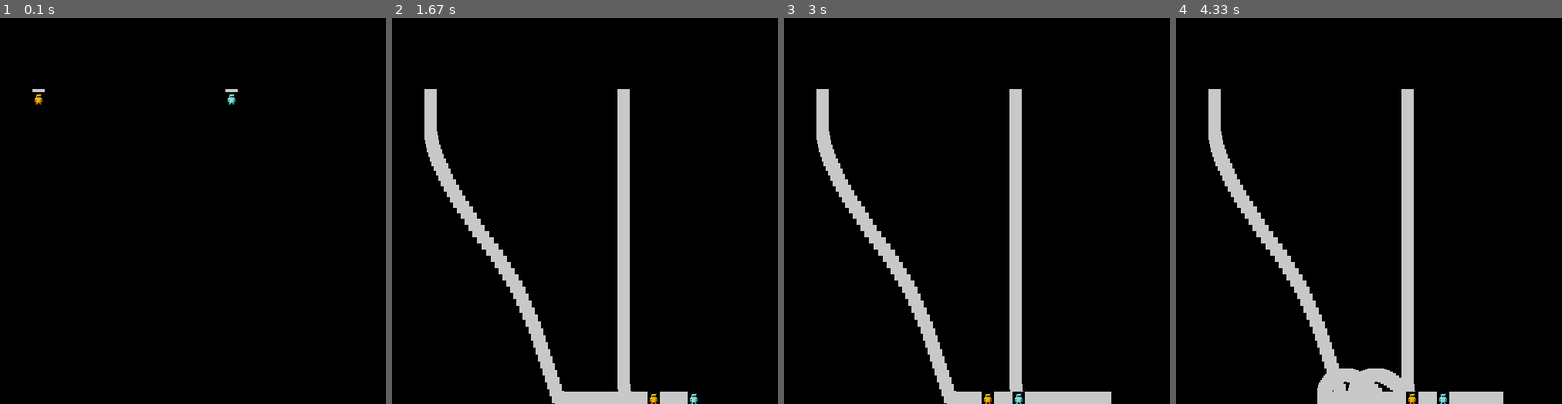
Above: before the commit, frames 1-4 (left to right).
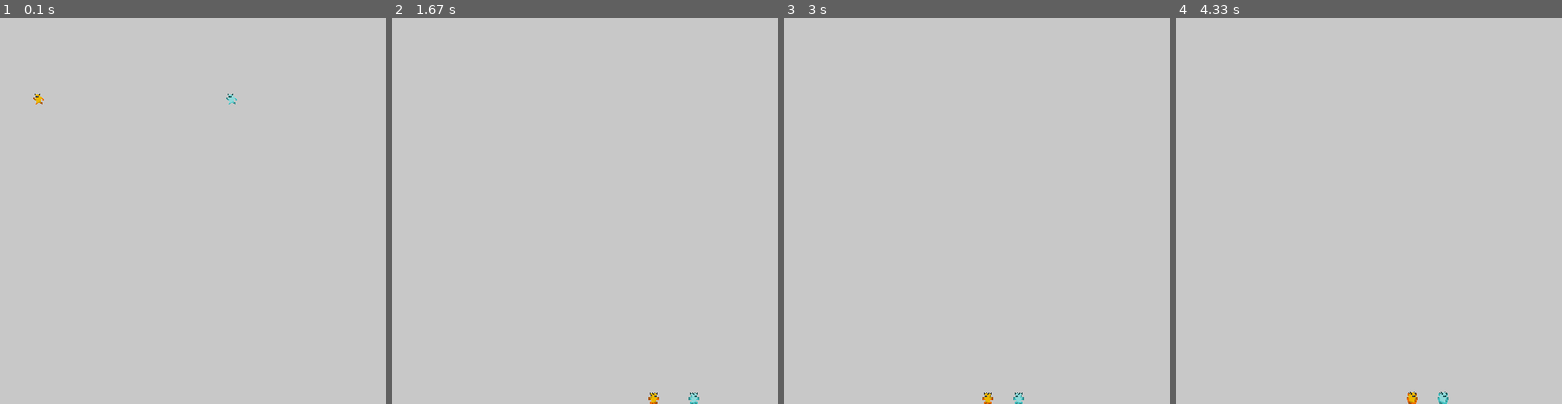
Above: after the commit, the same moments.

Repository: Dinarin/2d-platformer-pygame
Game: pygame game, started from new.py
Two runs of this game, one before a commit and one after it. Both use one fixed random seed, a clock stepped at 60 frames per second and the inputs below.
Inputs (mouse positions are in pixels of both pictures, inside the frame that each line leads up to):
- Up to frame 1 (0.1 s): no input
- Up to frame 2 (1.67 s): hold Right 0.33-0.8 s; move the mouse to (569, 226) at 0.37 s; hold Right 1.17-1.63 s; hold D 1.17-1.63 s; move the mouse to (492, 214) at 1.2 s
- Up to frame 3 (3 s): hold Left 1.67-2.2 s; hold A 1.67-2.2 s; move the mouse to (857, 153) at 1.7 s; hold Down 2.23-2.53 s; hold S 2.23-2.53 s; move the mouse to (1034, 75) at 2.27 s; hold Left 2.57-2.97 s; hold A 2.57-2.97 s; move the mouse to (1023, 245) at 2.6 s
- Up to frame 4 (4.33 s): hold Up 3-3.37 s; hold W 3-3.37 s; move the mouse to (1376, 79) at 3.03 s; hold Right 3.4-4.03 s; hold D 3.4-4.03 s; move the mouse to (1230, 199) at 3.43 s; hold Down from 4.07 s (still down); hold S from 4.07 s (still down); move the mouse to (1372, 253) at 4.1 s

The runs differ from the first frame. In frame 1, 100% of the frame differs, in the area x 0-100%, y 0-100%; in frame 2, 93%; in frame 3, 93%; in frame 4, 92%.

Commit message:
almost renders correctly

Diff:
--- /dev/null
+++ b/lib/spritesheet.py
@@ -0,0 +1,38 @@
+# Source: https://www.pygame.org/wiki/Spritesheet adapted for python3
+# This class handles sprite sheets
+# This was taken from www.scriptefun.com/transcript-2-using
+# sprite-sheets-and-drawing-the-background
+# I've added some code to fail if the file wasn't found..
+# Note: When calling images_at the rect is the format:
+# (x, y, x + offset, y + offset)
+
+import pygame
+
+class spritesheet(object):
+    def __init__(self, filename):
+        try:
+            self.sheet = pygame.image.load(filename).convert()
+        except pygame.error(message):
+            print('Unable to load spritesheet image:', filename)
+            raise SystemExit(message)
+    # Load a specific image from a specific rectangle
+    def image_at(self, rectangle, colorkey = None):
+        "Loads image from x,y,x+offset,y+offset"
+        rect = pygame.Rect(rectangle)
+        image = pygame.Surface(rect.size).convert()
+        image.blit(self.sheet, (0, 0), rect)
+        if colorkey is not None:
+            if colorkey is -1:
+                colorkey = image.get_at((0,0))
+            image.set_colorkey(colorkey, pygame.RLEACCEL)
+        return image
+    # Load a whole bunch of images and return them as a list
+    def images_at(self, rects, colorkey = None):
+        "Loads multiple images, supply a list of coordinates"
+        return [self.image_at(rect, colorkey) for rect in rects]
+    # Load a whole strip of images
+    def load_strip(self, rect, image_count, colorkey = None):
+        "Loads a strip of images and returns them as a list"
+        tups = [(rect[0]+rect[2]*x, rect[1], rect[2], rect[3])
+                for x in range(image_count)]
+        return self.images_at(tups, colorkey)
--- a/new.py
+++ b/new.py
@@ -2,6 +2,7 @@
 import pygame
 import math
 import pyganim
+import lib.spritesheet as spritesheet
 
 # moving sprites group
 moving_sprites = pygame.sprite.Group()
@@ -9,8 +10,14 @@
 # window dimensions
 window = pygame.Rect((0,0), (500, 500))
 
+# norm global variable
+base = (0.0, 1.0)
+
+# load images with spritesheet module
+# todo
 
 # Animations
+player_background = 'pixels/background_for_player.png'
 
 anim_delay = 0.2
 anim_r = [('pixels/player1.png'),
@@ -90,7 +97,11 @@
         # parameter shows the position of the center of the object
         # so (left, top) will be (centerx - width/2, centery - height/2)
         self.rect = pygame.Rect((pos[0] - player_obj_size[0]/2, pos[1] - player_obj_size[1]/2), (player_obj_size[0], player_obj_size[1]))  # player_obj_size must be an int, as well as positions
-        self.base = (0.0, 1.0)  # base vector tuple
+
+        # norm vector tuple
+        self.basex = base[0]
+        self.basey = base[1]
+
         # speed
         self.vx = v[0]
         self.vy = v[1]
@@ -139,6 +150,8 @@
         pygame.sprite.Sprite.__init__(self)
         self.rect = obj.rect
         self.image = pygame.Surface((obj.rect.w, obj.rect.h))  # create an attribute surface with fixed size
+        self.image.set_colorkey((0,0,0))  # setting black to be transparent
+
 #        self.rect = self.image.get_rect()  # make the attribute rect the same size as the image
 #        self.rect.topleft = pos
 
@@ -185,8 +198,10 @@
 class PlayerSprites(MovingSprites):
     def __init__(self, player_obj, anim_ar):
         MovingSprites.__init__(self, player_obj)
-
         # animation
+        self.transparent = pygame.Surface((player_obj.rect.w, player_obj.rect.h))
+        self.transparent.set_colorkey((0,0,0))  # setting black to be transparent
+
         boltAnim = []
         for anim in anim_ar[0]:
             boltAnim.append((anim, anim_delay))
@@ -207,27 +222,27 @@
         self.boltAnimJumpRight.play()
 
 
-#    def change_image(self):
-#        if self.state[1] == 'left':
-#            self.image.fill(COLOR)
-#            if self.state[0] == 'up':
-#                self.boltAnimJumpLeft.blit(self.image, (0, 0))
-#            else:
-#                self.boltAnimLeft.blit(self.image, (0, 0))
-#
-#        if self.state[1] == 'right':
-#            self.image.fill(COLOR)
-#            if self.state[0] == 'up':
-#                self.boltAnimJumpRight.blit(self.image, (0, 0))
-#            else:
-#                self.boltAnimRight.blit(self.image, (0, 0))
-#        if self.pos.y == self.baseline:
+    def change_image(self, player_obj):
+        self.image = self.transparent
+        one_image = []  # ensuring only one image will be blitted
+        if player_obj.state[1] == 'left':
+            if player_obj.state[0] == 'up':
+                one_image.append(self.boltAnimJumpLeft)
+            else:
+                one_image.append(self.boltAnimLeft)
+        elif player_obj.state[1] == 'right':
+            if player_obj.state[0] == 'up':
+                one_image.append(self.boltAnimJumpRight)
+            else:
+                one_image.append(self.boltAnimRight)
+        if player_obj.rect.bottom == player_obj.baseline:
 #            self.v.dot(self.base)
-#            if self.v.dot1 <= 0.0:
-#                self.state[0] = 'ground'
-#                if self.v.x == 0:
-#                    self.image.fill(COLOR)
-#                    self.boltAnimStay.blit(self.image, (0, 0))
+            dot_product = player_obj.vx * player_obj.basex + player_obj.vy * player_obj.basey
+            if dot_product <= 0.0:
+                player_obj.state[0] = 'ground'
+                if player_obj.vx == 0:
+                    one_image.append(self.boltAnimStay)
+        one_image[0].blit(self.image, (0,0))
 
 # Main window class
 class Box:
@@ -259,10 +274,12 @@
 #            self.screen.fill((0, 25, 75))
 #            self.screen.blit(self.fix, (0,0))
 
-    def draw(self, sprite_list):
+    def draw(self, list_of_sprites):
             # Updating sprites
-            for sprite in sprite_list:
-                sprite.draw(self.screen, self.background)
+            for sprite in list_of_sprites:
+                sprite.draw(self.image, self.background)
+            # blitting image into screen
+            self.screen.blit(self.image, (0,0))
             pygame.display.flip()
 
 
@@ -366,8 +383,8 @@
     for player,i in zip(players_dict['player_obj'],range(2)):  # iterate simultaneously
         keyboard_players(player, dt)
         player.update(dt, g, k)
-        n = i + 1
-        print('Player{}: x={}, y={}'.format(n, player.rect.x, player.rect.y))
+        sprites_list[i].change_image(player)  # animate player
+        print('Player{}: x={}, y={}'.format(i+1, player.rect.x, player.rect.y))
 
 
     # drawing all sprites
Binary file added: pixels/background_for_player.png
Binary file added: pixels/playerjl1.png
